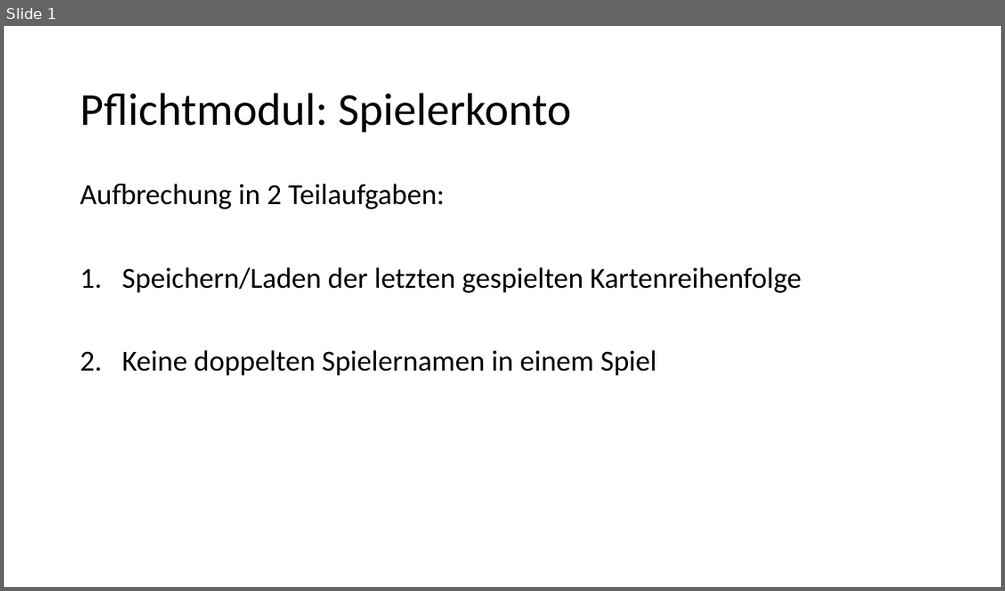
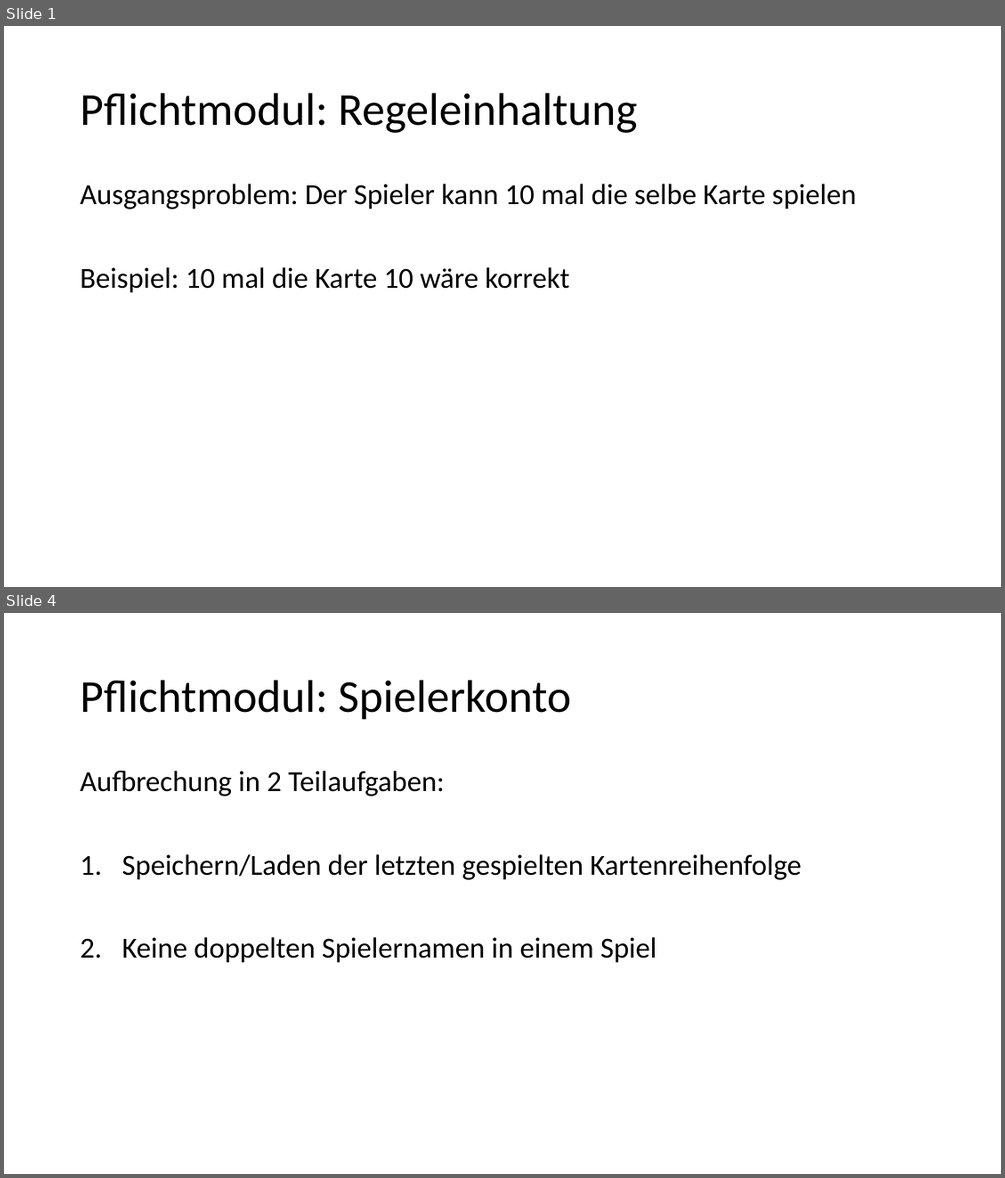
Before and after one commit to Menschomat/fancyYooloo, a slide deck: docs/Dokumentation/luzius/luzius.pptx. Shown one above the other, each under a label of ours: slide 1 before the commit, slides 1 and 4 after it; the slides between them are not shown. The pictures are 1005x591 and 1005x1178 pixels, drawn with LibreOffice and Linux fonts; fonts in the diff are those of the drawing. Boxes give left, top, right and bottom in pixels: in the first picture for what was removed or moved away, otherwise in the second. Text is boxed around its words. In the diff, an @@ line names an element or a change of style, - is before the commit and + after.

```diff
--- a/docs/Dokumentation/luzius/luzius.pptx
+++ b/docs/Dokumentation/luzius/luzius.pptx
@@ slide 1 added at box(4, 26, 1001, 587), background #FFFFFF @@
@@ title added at box(80, 93, 637, 133), 44 pt, text #000000 @@
+Pflichtmodul: Regeleinhaltung
@@ text added at box(80, 184, 856, 293), 28 pt, text #000000 @@
+Ausgangsproblem: Der Spieler kann 10 mal die selbe Karte spielen
+Beispiel: 10 mal die Karte 10 wäre korrekt
@@ what was slide 1 is now slide 4 @@
```
Also in this commit, not shown: 7 other slides added, 5 other files.
